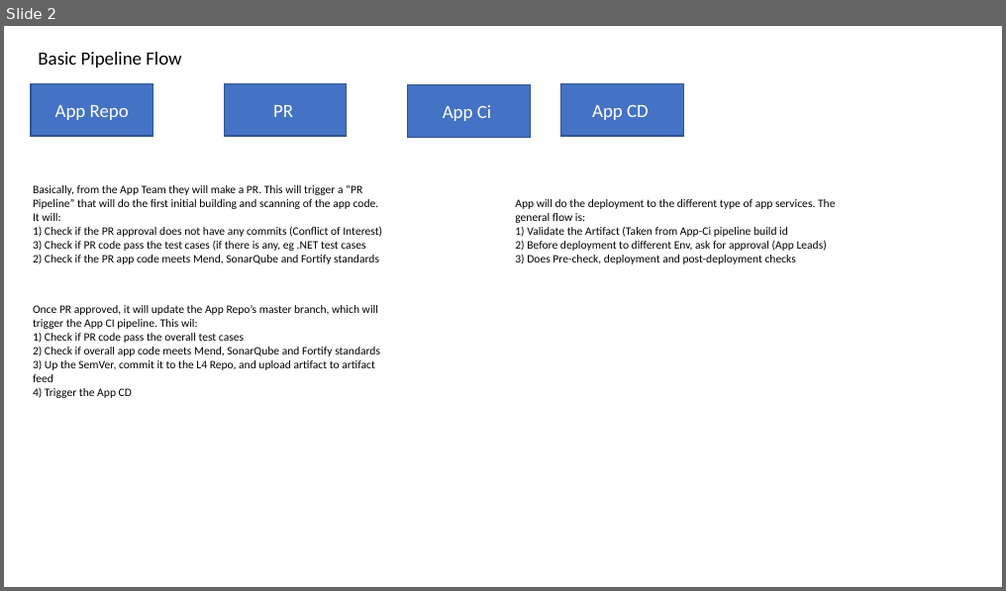
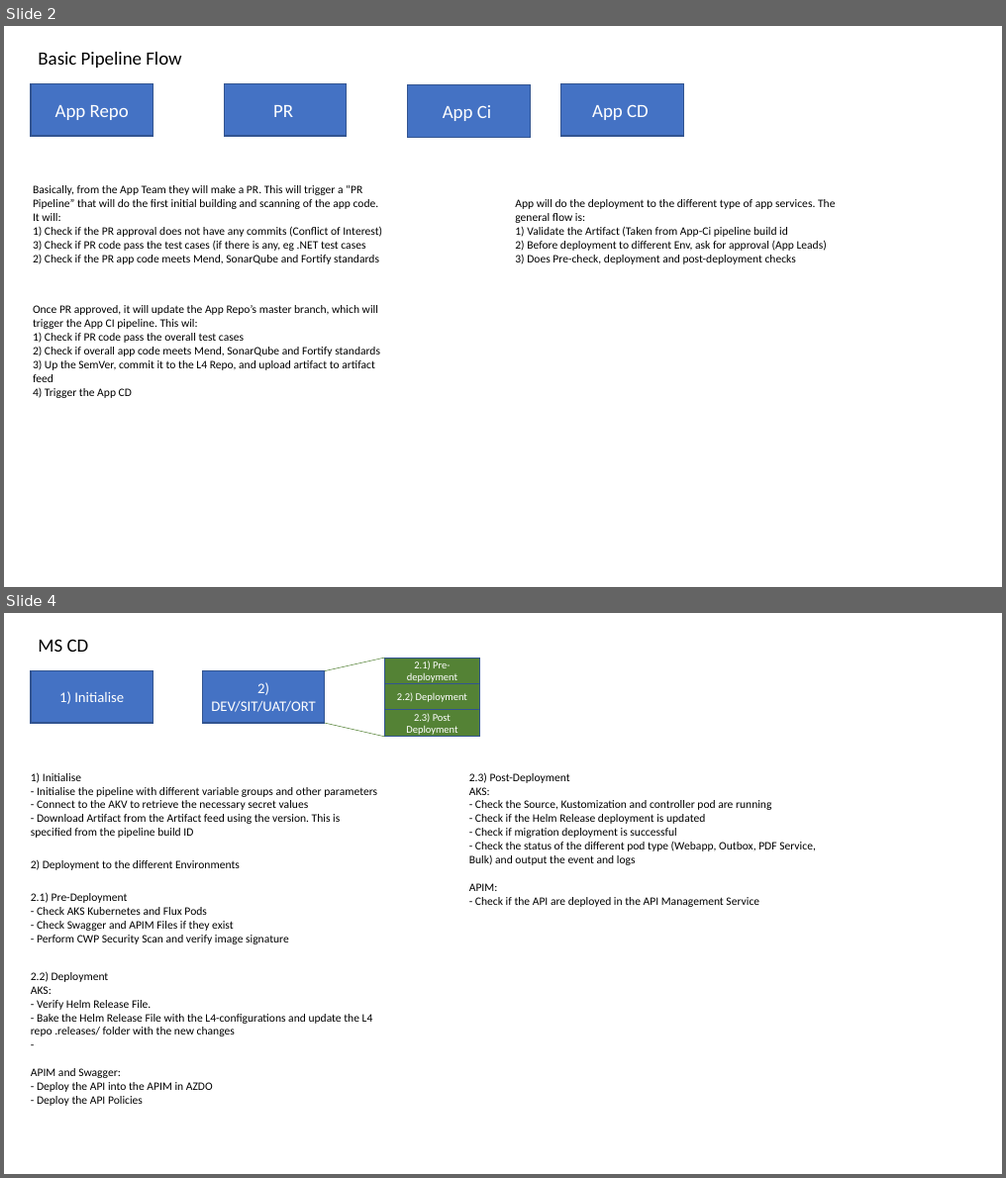
Before and after one commit to Scip316/scip-v1.github.io, a slide deck: intern/Sem2-diagram.pptx. Shown one above the other, each under a label of ours: slide 2 before the commit, slides 2 and 4 after it; the slides between them are not shown. The pictures are 1006x591 and 1006x1178 pixels, drawn with LibreOffice and Linux fonts; fonts in the diff are those of the drawing. Boxes give left, top, right and bottom in pixels: in the first picture for what was removed or moved away, otherwise in the second. Text is boxed around its words. In the diff, an @@ line names an element or a change of style, - is before the commit and + after.

```diff
--- a/intern/Sem2-diagram.pptx
+++ b/intern/Sem2-diagram.pptx
@@ slide 4 added at bbox=[4, 613, 1002, 1174], background #FFFFFF @@
@@ text added at bbox=[38, 639, 89, 652], 18 pt, text #000000 @@
+MS CD
@@ rectangle added at bbox=[31, 671, 152, 723], fill #4472C4, outline #325491 1 pt, 14 pt, text #FFFFFF @@
+1) Initialise
@@ rectangle added at bbox=[202, 671, 325, 723], fill #4472C4, outline #325491 1 pt, 14 pt, text #FFFFFF @@
+2) DEV/SIT/UAT/ORT
@@ line added from (325, 671) to (385, 658), #548235 0.5 pt @@
@@ rectangle added at bbox=[385, 658, 479, 684], fill #548235, outline #325491 1 pt, 10 pt, text #FFFFFF @@
+2.1) Pre-deployment
@@ rectangle added at bbox=[385, 684, 479, 710], fill #548235, outline #325491 1 pt, 10 pt, text #FFFFFF @@
+2.2) Deployment
@@ line added from (325, 723) to (385, 737), #548235 0.5 pt @@
@@ rectangle added at bbox=[385, 710, 479, 737], fill #548235, outline #325491 1 pt, 10 pt, text #FFFFFF @@
+2.3) Post Deployment
@@ text added at bbox=[31, 772, 377, 838], 11 pt, text #000000 @@
+1) Initialise
+- Initialise the pipeline with different variable groups and other parameters
+- Connect to the AKV to retrieve the necessary secret values
+- Download Artifact from the Artifact feed using the version. This is specified from the pipeline build ID
@@ text added at bbox=[469, 772, 816, 907], 11 pt, text #000000 @@
+2.3) Post-Deployment
+AKS:
+- Check the Source, Kustomization and controller pod are running
+- Check if the Helm Release deployment is updated
+- Check if migration deployment is successful
+- Check the status of the different pod type (Webapp, Outbox, PDF Service, Bulk) and output the event and logs
+APIM:
+- Check if the API are deployed in the API Management Service
@@ text added at bbox=[31, 860, 240, 870], 11 pt, text #000000 @@
+2) Deployment to the different Environments
@@ text added at bbox=[31, 892, 289, 945], 11 pt, text #000000 @@
+2.1) Pre-Deployment
+- Check AKS Kubernetes and Flux Pods
+- Check Swagger and APIM Files if they exist
+- Perform CWP Security Scan and verify image signature
@@ text added at bbox=[31, 971, 373, 1106], 11 pt, text #000000 @@
+2.2) Deployment
+AKS:
+- Verify Helm Release File.
+- Bake the Helm Release File with the L4-configurations and update the L4 repo .releases/ folder with the new changes
+-
+APIM and Swagger:
+- Deploy the API into the APIM in AZDO
+- Deploy the API Policies
```
Also in this commit, not shown: 6 slides changed, 8 other slides added.
